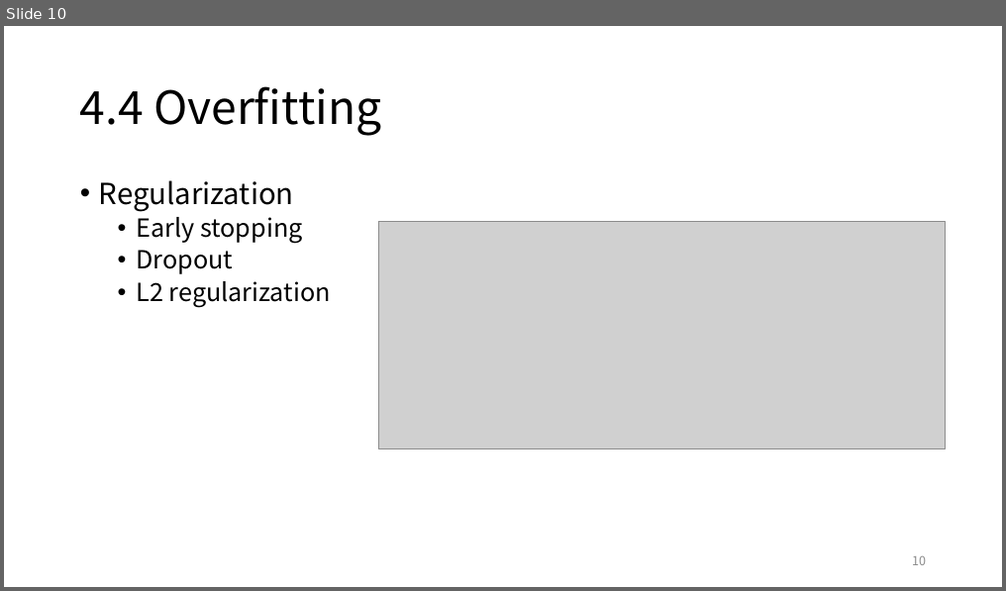
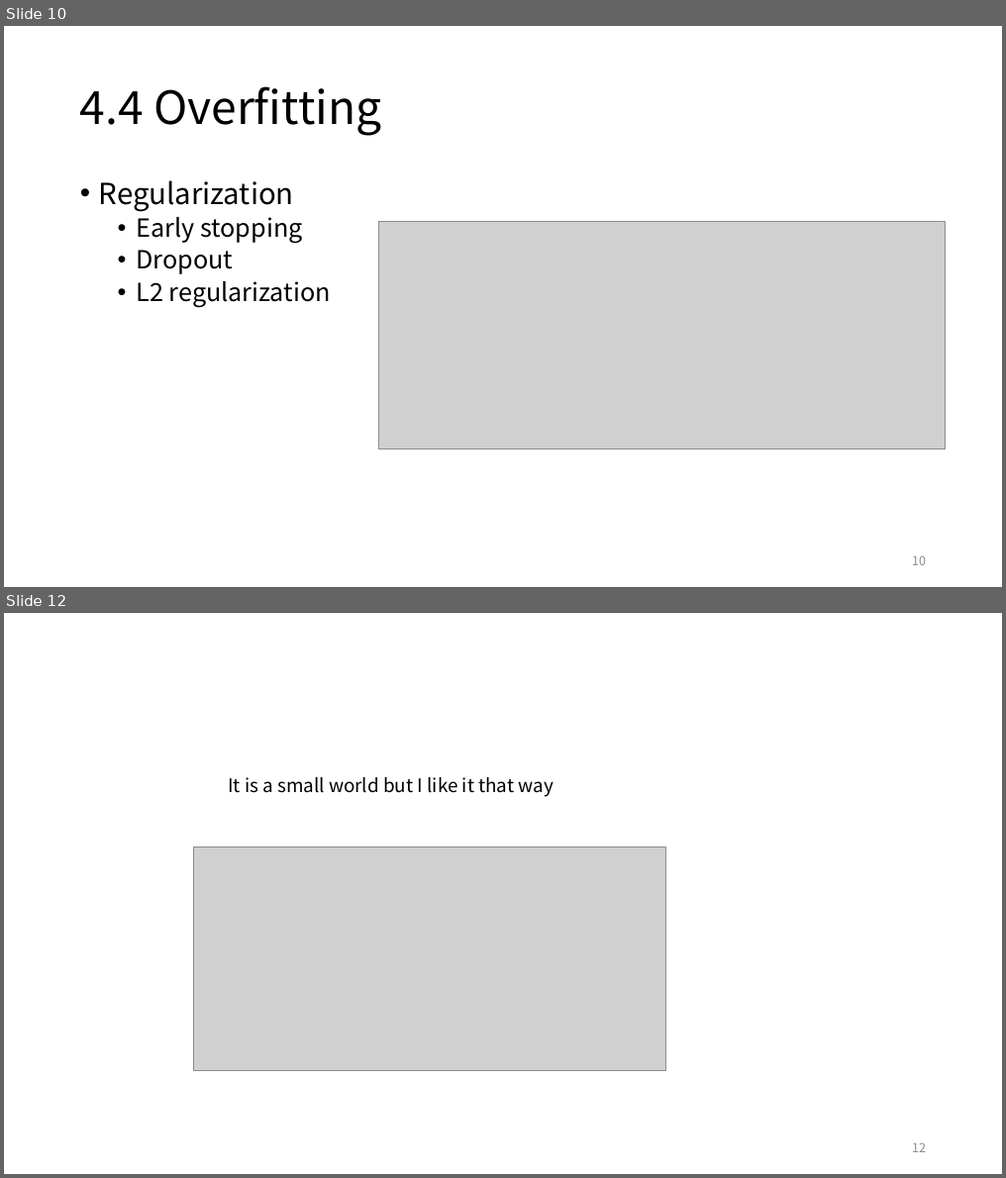
Before and after one commit to ggorr/MachineLearning, a slide deck: IDL/Ch04/IDL_Ch04.pptx. Shown one above the other, each under a label of ours: slide 10 before the commit, slides 10 and 12 after it; the slides between them are not shown. The pictures are 1006x591 and 1006x1178 pixels, drawn with LibreOffice and Linux fonts; fonts in the diff are those of the drawing; grey boxes stand for pictures. Boxes give left, top, right and bottom in pixels: in the first picture for what was removed or moved away, otherwise in the second. Text is boxed around its words. In the diff, an @@ line names an element or a change of style, - is before the commit and + after.

```diff
--- a/IDL/Ch04/IDL_Ch04.pptx
+++ b/IDL/Ch04/IDL_Ch04.pptx
@@ slide 12 added at box(4, 613, 1002, 1174), background #FFFFFF @@
@@ text added at box(228, 777, 553, 797), 18 pt, text #000000 @@
+It is a small world but I like it that way
@@ picture added at box(193, 848, 665, 1070) @@
@@ page number added at box(912, 1144, 926, 1153), 12 pt, text #8C8C8C @@
+12
```
Also in this commit, not shown: 1 slide changed, 3 other slides added.
